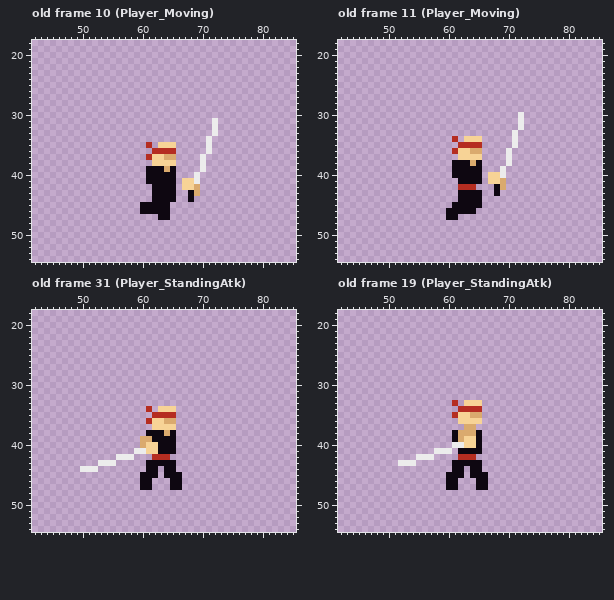
File history of a pixel-art file, Assets/Player/T_Player.aseprite. The picture above is the old version.
128x64 pixels, 40 frames. Shown: old frame 10 (Player_Moving): x 42..85, y 18..54; old frame 11 (Player_Moving): x 42..85, y 18..54; old frame 31 (Player_StandingAtk): x 42..85, y 18..54; old frame 19 (Player_StandingAtk): x 42..85, y 18..54. The commit also changed other frames, which this record leaves out.
After:
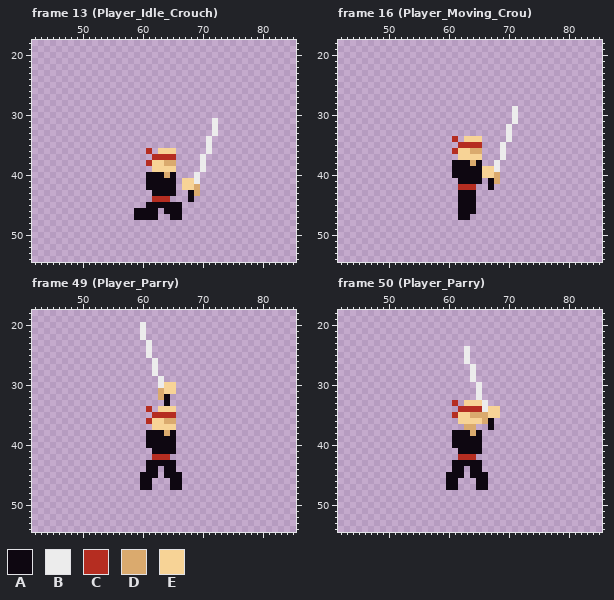
Palette (. is transparent): A #0e0711  B #ececec  C #b52d21  D #daaa6e  E #f7d396
A new or re-ordered frame is compared with the old frame closest to it.
Log entry: Created more player anims Not yet implemented
Changes in this commit:
frames 40 -> 51
Frame 13 (Player_Idle_Crouch) is new; against old frame 10 (Player_Moving), layers "Head", "Legs", "Torso":
y 35: x 61 C -> .; x 63..65 EEE -> ...
y 36: x 61..65 .CCCC -> C.EEE
y 37: x 61..65 CEEDD -> .CCCC
y 38: x 61 . -> C; x 64..65 EE -> DD
y 39: x 61..65 AAADA -> .EEEE
y 40: x 64 A -> D
y 42: x 61 . -> A
y 44: x 62..65 AAAA -> CCC.
y 45: x 60 A -> .; x 65..66 .. -> AA
y 46: x 59 . -> A; x 63 A -> .; x 65..66 .. -> AA
y 47: x 59..66 ....AA.. -> AAAA..AA
Frame 16 (Player_Moving_Crou) is new; against old frame 11 (Player_Moving), layers "Grip", "Legs":
y 29: x 71 . -> B
y 30..31: x 71..72 .B -> B.
y 32: x 70 . -> B; x 72 B -> .
y 33..34: x 70..71 .B -> B.
y 35: x 69 . -> B; x 71 B -> .
y 36..37: x 69..70 .B -> B.
y 38: x 68 . -> B; x 70 B -> .
y 39: x 66..69 ...B -> EEB.
y 40: x 66 . -> E; x 68..69 EB -> D.
y 41: x 67..69 EED -> AD.
y 42: x 67..69 .AD -> A..
y 43: x 65 A -> .; x 68 A -> .
y 44: x 65 A -> .
y 45: x 61 A -> .; x 65 A -> .
y 46: x 60..61 AA -> ..
y 47: x 60..63 AA.. -> ..AA
Frame 49 (Player_Parry) is new; against old frame 31 (Player_StandingAtk), layer "Grip":
y 20..22: x 60 . -> B
y 23..25: x 61 . -> B
y 26..28: x 62 . -> B
y 29: x 63 . -> B
y 30: x 63..65 ... -> BEE
y 31: x 63..65 ... -> DEE
y 32: x 63..64 .. -> DA
y 33: x 64 . -> A
y 39: x 60..61 DD -> .A
y 40: x 60..62 DEE -> .AA
y 41: x 59..62 BBEE -> ...A
y 42: x 56..58 BBB -> ...
y 43: x 53..55 BBB -> ...
y 44: x 50..52 BBB -> ...
Frame 50 (Player_Parry) is new; against old frame 19 (Player_StandingAtk), layer "Grip":
y 24..26: x 63 . -> B
y 27..29: x 64 . -> B
y 30..32: x 65 . -> B
y 33: x 66 . -> B
y 34: x 66..68 ... -> BEE
y 35: x 66..68 ... -> DEE
y 36: x 66..67 .. -> DA
y 37: x 67 . -> A
y 38: x 62..63 DD -> AA
y 39: x 62..64 DEE -> AAA
y 40: x 61..64 BBEE -> AAAA
y 41: x 58..60 BBB -> ...
y 42: x 55..57 BBB -> ...
y 43: x 52..54 BBB -> ...
Where, in picture pixels (left, top, right, bottom), the same in both pictures:
changed: (134, 142, 182, 220)
changed: (446, 106, 524, 220)
added: (140, 322, 176, 406)
changed: (80, 436, 158, 472)
changed: (398, 346, 500, 466)
